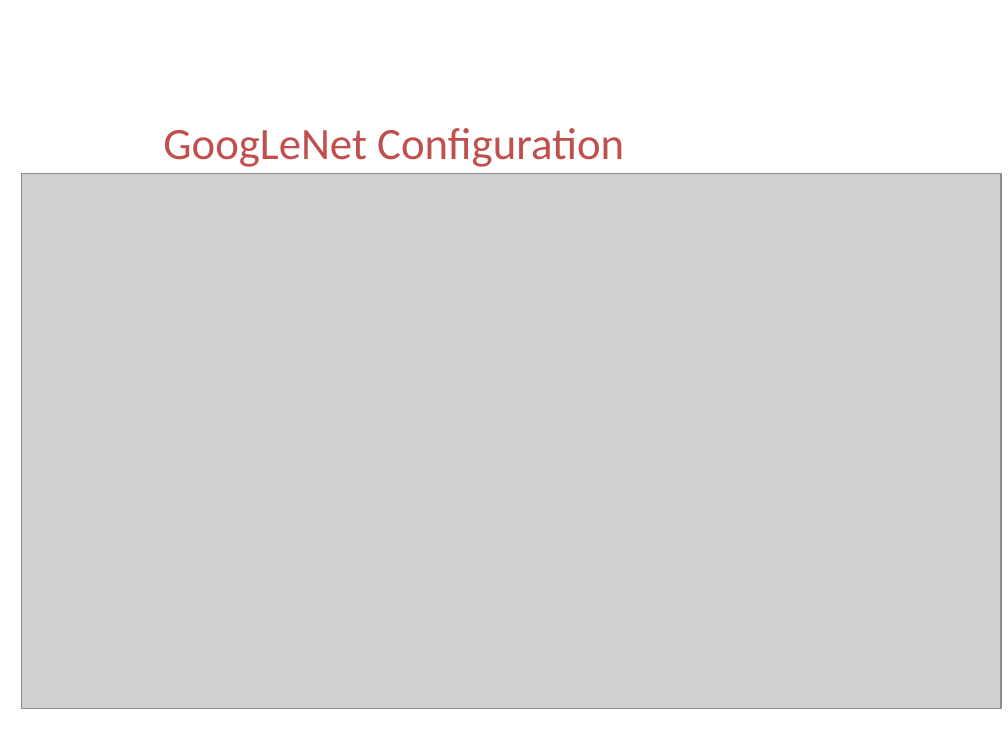
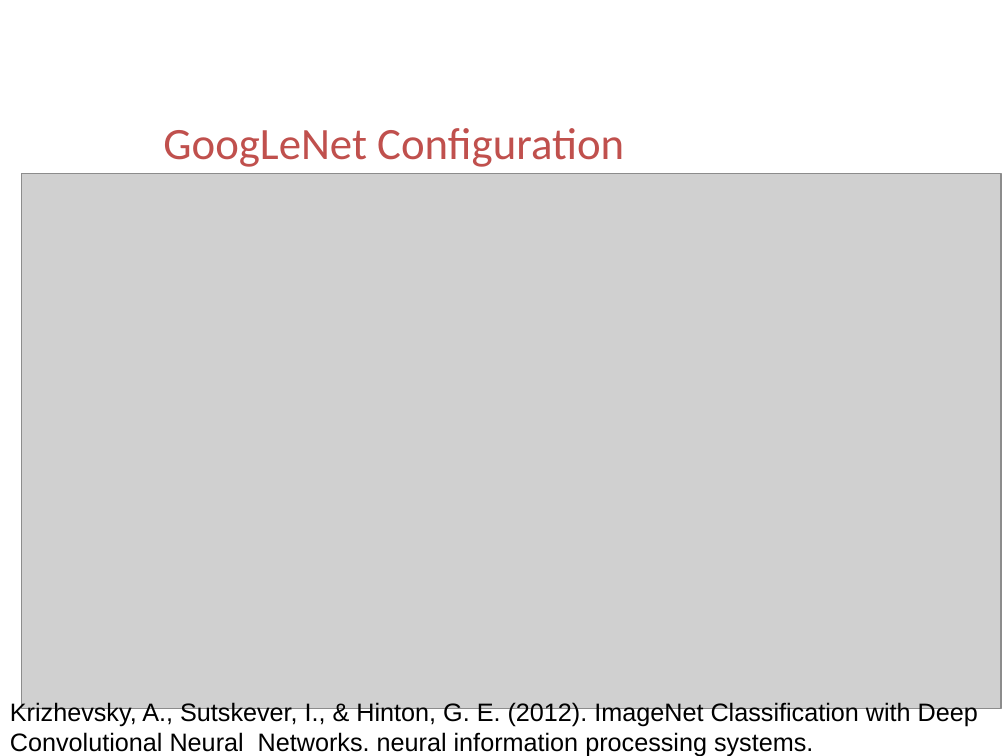
Before and after one commit to ttomchy/CV_2Project, a slide deck: slide 18 of presentation.pptx. Drawn at 1008x756 pixels with LibreOffice and Linux fonts; fonts in the diff are those of the drawing; grey boxes stand for pictures; background and template pictures are left out. Boxes give left, top, right and bottom in pixels: in the first picture for what was removed or moved away, otherwise in the second. Text is boxed around its words. In the diff, an @@ line names an element or a change of style, - is before the commit and + after.

```diff
--- a/presentation.pptx
+++ b/presentation.pptx
@@ text added at box(10, 700, 978, 756), 18 pt, text #000000 @@
+Krizhevsky, A., Sutskever, I., & Hinton, G. E. (2012). ImageNet Classification with Deep Convolutional Neural Networks. neural information processing systems.
```
Also in this commit, not shown: 10 other slides changed, 1 slide added, 1 slide removed.
